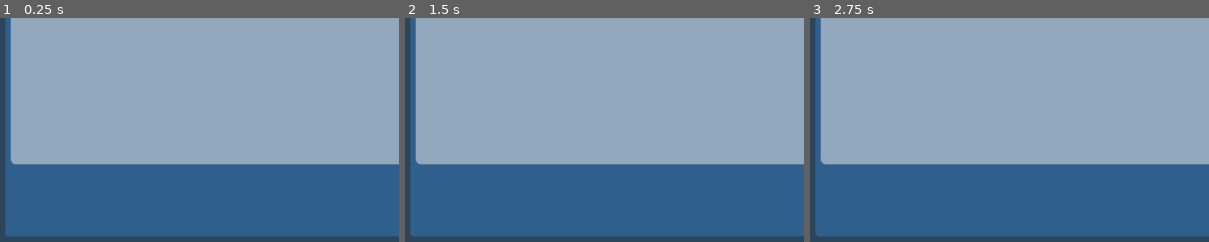
Above: before the commit, frames 1-3 (left to right).
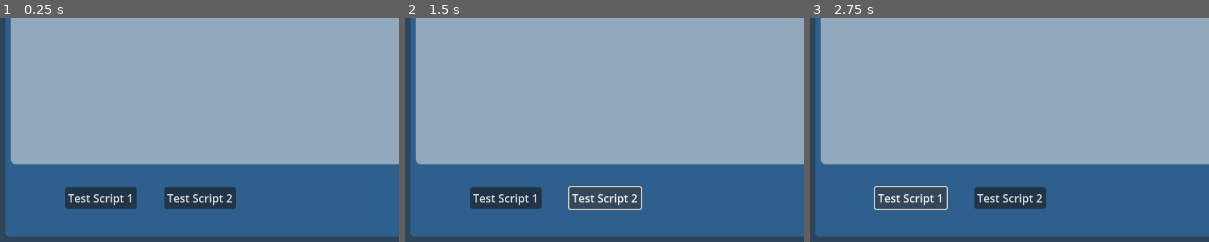
Above: after the commit, the same moments.

Repository: jjwall/morningstar
Game: Godot game, scene res://scenes/main.tscn
The game is run twice, just before and just after one commit, with the same random seed, the same clock (stepped at 60 frames per second) and the same inputs.
Inputs (mouse positions are % of the whole screen's width and height, from its top left):
- Up to frame 1 (0.25 s): no input
- Up to frame 2 (1.5 s): click (13, 90) at 0.5 s, where only the run after the commit has a clickable "Test Script 1"; click (25, 90) at 1.25 s, where only the run after the commit has a clickable "Test Script 2"
- Up to frame 3 (2.75 s): click (13, 90) at 2 s, where only the run after the commit has a clickable "Test Script 1"
The pictures show only the part of the screen within x 0-50%, y 50-100%; the shares and areas given below are measured in that part.

The runs differ from the first frame. In frame 1, 3.5% of the frame differs, in the area x 16-60%, y 75-86%; in frame 2, 3.8%; in frame 3, 3.8%.

Commit message:
buttons set up to trigger test scripts

Diff:
--- a/gui/scenes/main.tscn
+++ b/gui/scenes/main.tscn
@@ -14,3 +14,20 @@
 position = Vector2(576, 324)
 scale = Vector2(0.972973, 1)
 texture = ExtResource("1_77qsr")
+
+[node name="Button1" type="Button" parent="."]
+layout_mode = 0
+offset_left = 94.0
+offset_top = 569.0
+offset_right = 197.0
+offset_bottom = 600.0
+text = "Test Script 1"
+
+[node name="Button2" type="Button" parent="."]
+layout_mode = 0
+offset_left = 237.0
+offset_top = 569.0
+offset_right = 340.0
+offset_bottom = 600.0
+text = "Test Script 2
+"
